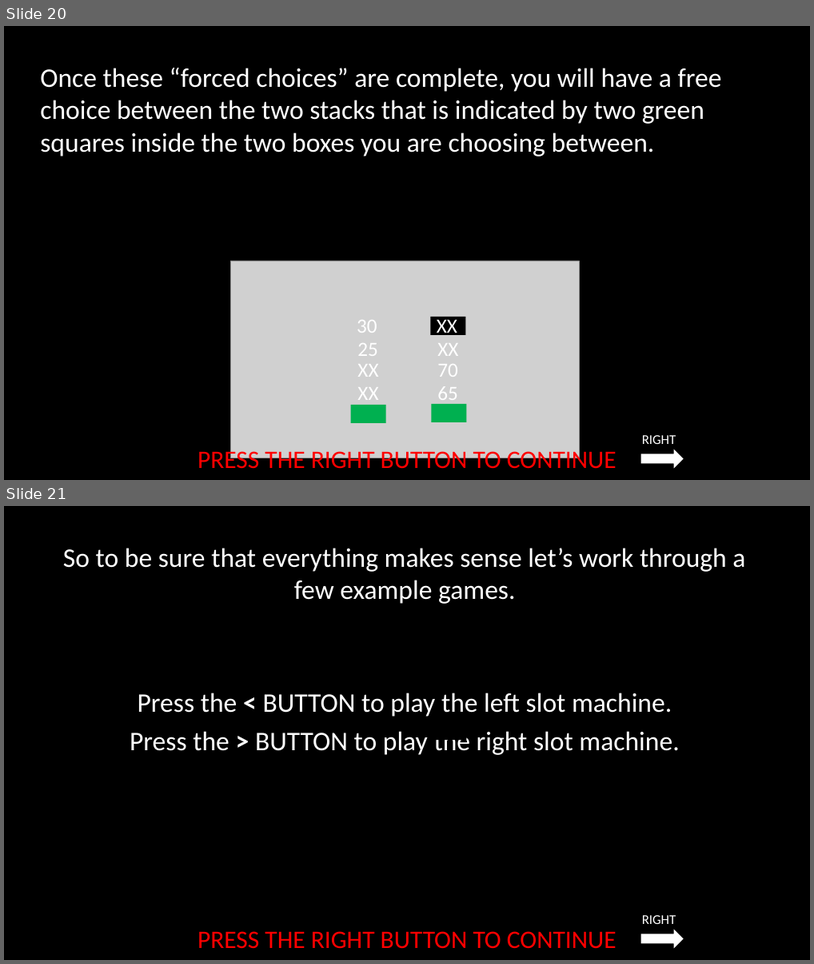
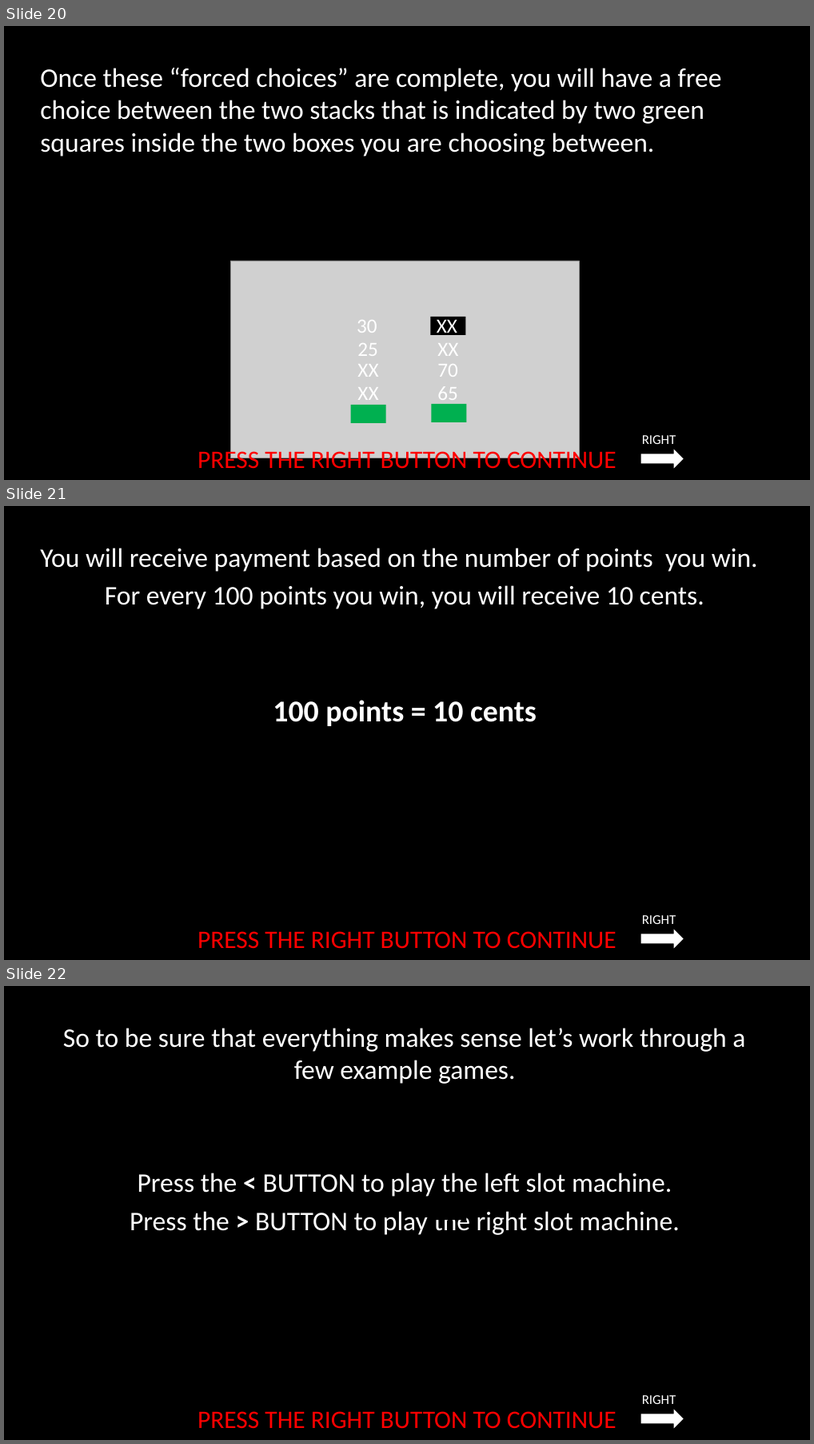
Before and after one commit to laureate-institute-for-brain-research/StimToolOnline, a slide deck: public/js/tasks/horizon/media/horizonInstructions_RSS.pptx. Shown one above the other, each under a label of ours: slides 20 and 21 before the commit, slides 20, 21 and 22 after it. The pictures are 814x964 and 814x1444 pixels, drawn with LibreOffice and Linux fonts; fonts in the diff are those of the drawing; grey boxes stand for pictures. Boxes give left, top, right and bottom in pixels: in the first picture for what was removed or moved away, otherwise in the second. Text is boxed around its words. In the diff, an @@ line names an element or a change of style, - is before the commit and + after.

Commit message:
added slide on horizon task to say points meant

```diff
--- a/public/js/tasks/horizon/media/horizonInstructions_RSS.pptx
+++ b/public/js/tasks/horizon/media/horizonInstructions_RSS.pptx
@@ slide 21 added at box(4, 506, 810, 960), background #000000 @@
@@ text added at box(40, 548, 758, 726), 32 pt, text #FFFFFF @@
+You will receive payment based on the number of points you win.
+For every 100 points you win, you will receive 10 cents.
+100 points = 10 cents
@@ text added at box(198, 931, 617, 948), 30 pt, text #FF0000 @@
+PRESS THE RIGHT BUTTON TO CONTINUE
@@ right arrow added at box(642, 929, 684, 948), fill #FFFFFF @@
@@ text added at box(642, 915, 676, 924), 16 pt, text #FFFFFF @@
+RIGHT
@@ what was slide 21 is now slide 22 @@
```
Also in this commit, not shown: 6 other files.
